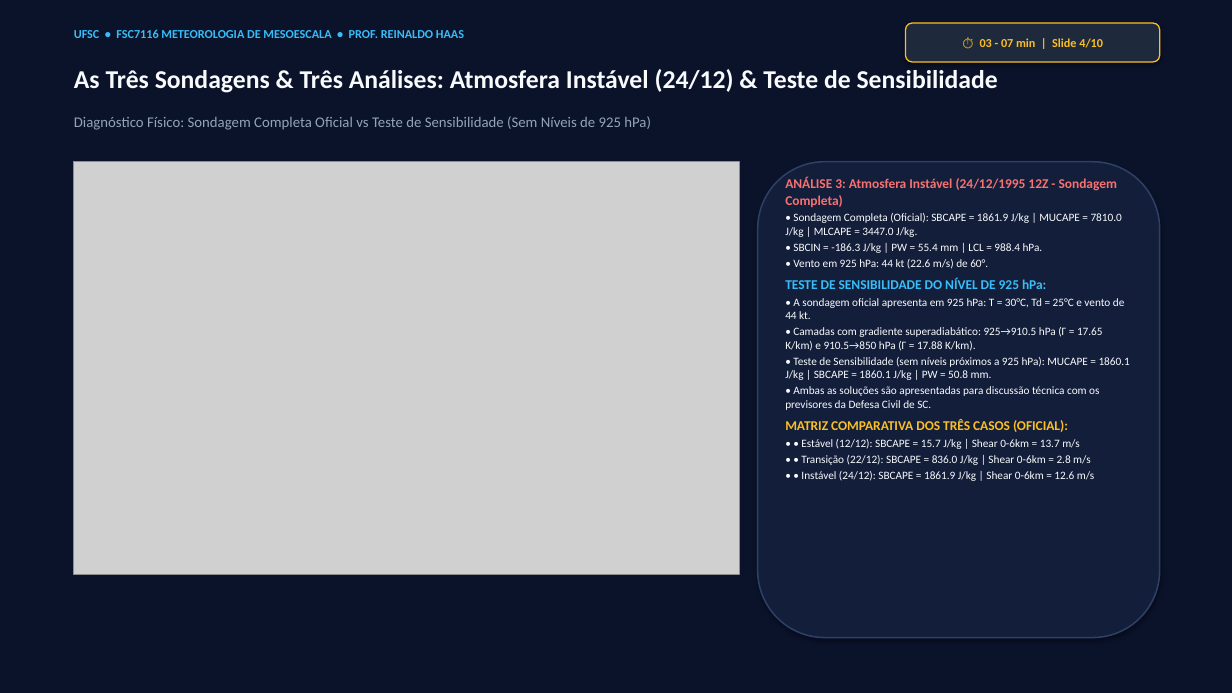
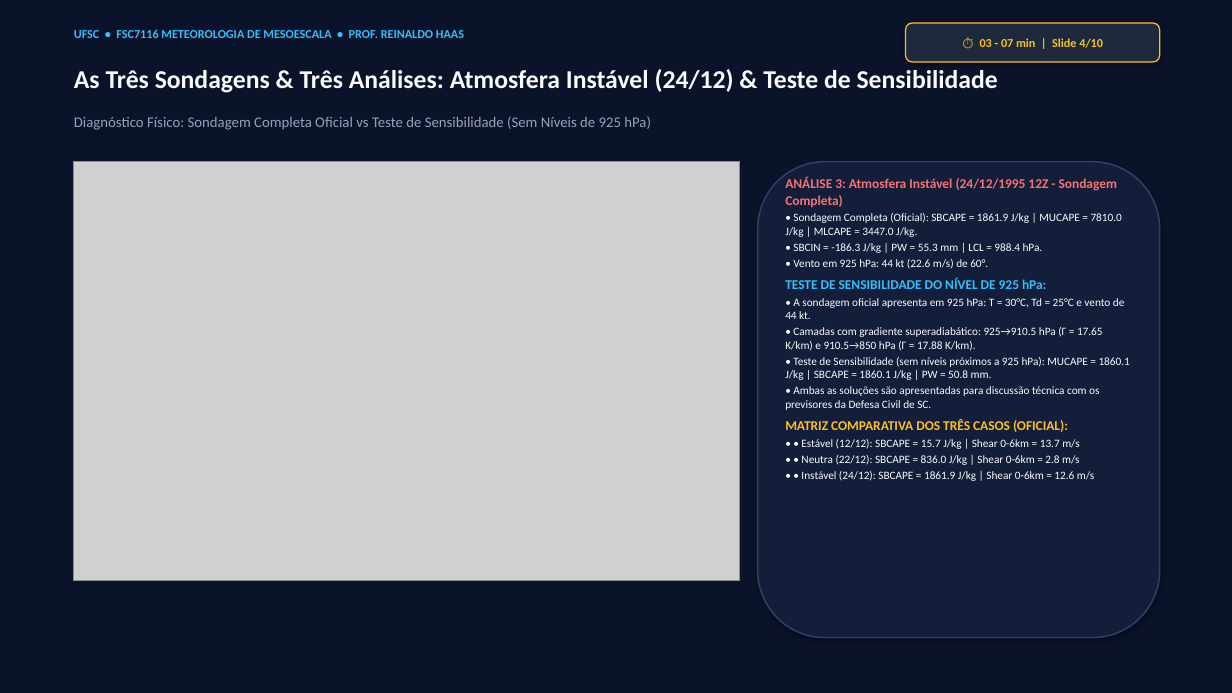
Before and after one commit to reinaldohaas/tarefa-meso, a slide deck: slide 4 of apresentacao_meso.pptx. Drawn at 1232x693 pixels with LibreOffice and Linux fonts; fonts in the diff are those of the drawing; grey boxes stand for pictures. Boxes give left, top, right and bottom in pixels: in the first picture for what was removed or moved away, otherwise in the second. Text is boxed around its words. In the diff, an @@ line names an element or a change of style, - is before the commit and + after.

```diff
--- a/apresentacao_meso.pptx
+++ b/apresentacao_meso.pptx
@@ picture: place and size @@
-picture at (74,162,739,575)
+picture at (74,162,739,580)
@@ text at (793,243,1043,253): text changed @@
-• SBCIN = -186.3 J/kg | PW = 55.4 mm | LCL = 988.4 hPa.
+• SBCIN = -186.3 J/kg | PW = 55.3 mm | LCL = 988.4 hPa.
@@ text at (801,455,1080,465): text changed @@
-• • Transição (22/12): SBCAPE = 836.0 J/kg | Shear 0-6km = 2.8 m/s
+• • Neutra (22/12): SBCAPE = 836.0 J/kg | Shear 0-6km = 2.8 m/s
```
Also in this commit, not shown: 7 other slides changed, 37 other files.
